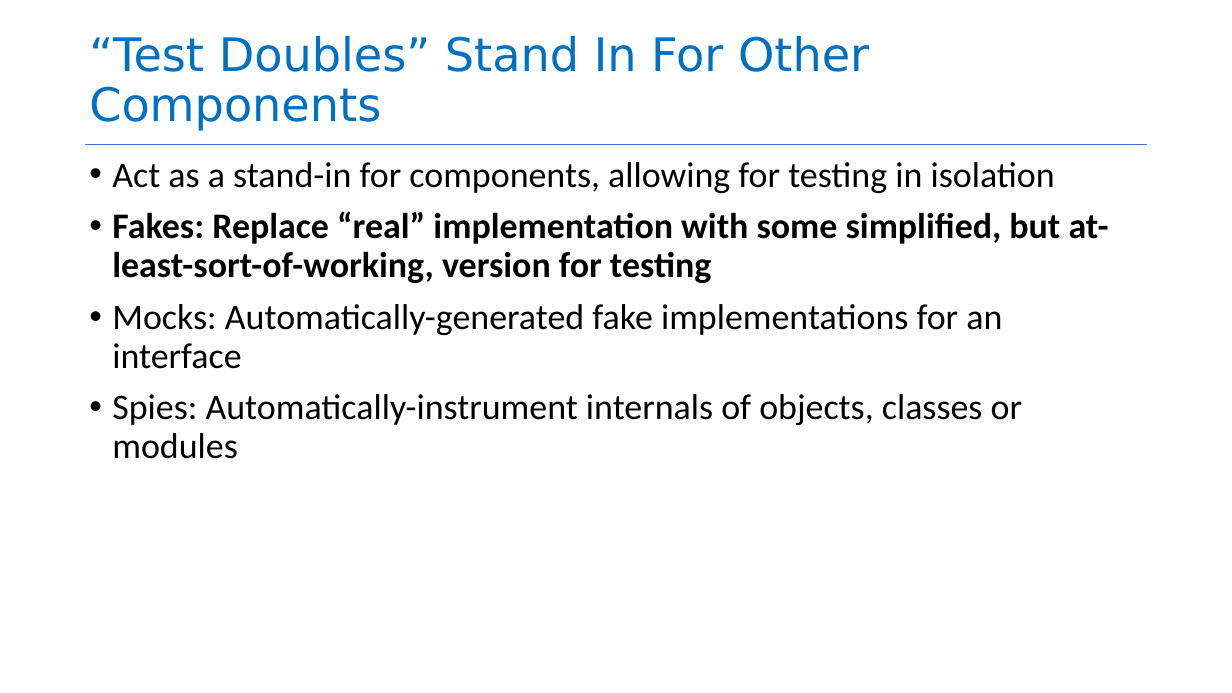
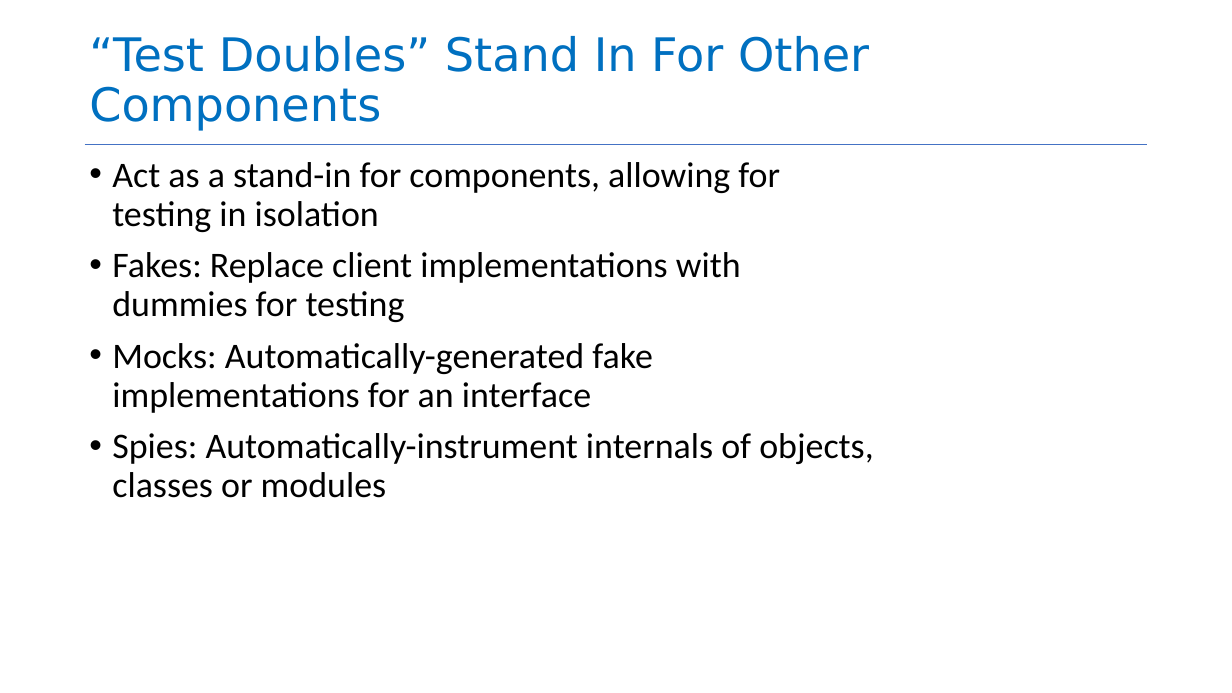
Before and after one commit to neu-se/CS4530-Fall-2026, a slide deck: slide 9 of Slides/Module 10 Testing Larger Things.pptx (slide 8 before the commit). Drawn at 1232x693 pixels with LibreOffice and Linux fonts; fonts in the diff are those of the drawing. Boxes give left, top, right and bottom in pixels: in the first picture for what was removed or moved away, otherwise in the second. Text is boxed around its words. In the diff, an @@ line names an element or a change of style, - is before the commit and + after.

```diff
--- a/Slides/Module 10 Testing Larger Things.pptx
+++ b/Slides/Module 10 Testing Larger Things.pptx
@@ text at (x1=112, y1=252, x2=741, y2=322): text changed; bold off @@
-• Fakes: Replace “real” implementation with some simplified, but at-least-sort-of-working, version for testing
+• Fakes: Replace client implementations with dummies for testing
```
Also in this commit, not shown: 13 other slides changed, 15 slides added, 9 slides removed, 2 other files.
